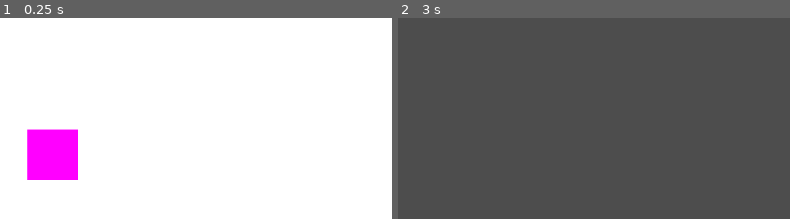
Above: before the commit, frames 1-2 (left to right).
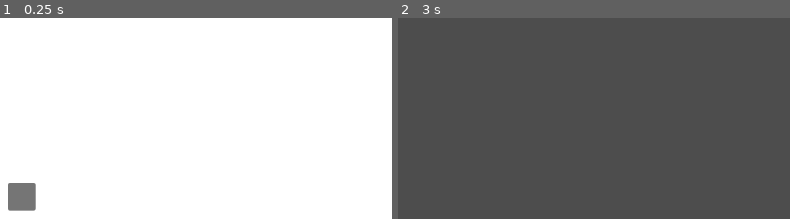
Above: after the commit, the same moments.

Repository: BoopEnthusiast/Reverie-Memory
Game: Godot game, scene res://scenes/past.tscn
Two runs of this game, one before a commit and one after it. Both use one fixed random seed, a clock stepped at 60 frames per second and the inputs below. This scene is started directly instead of the project's main scene.
Inputs:
- Up to frame 1 (0.25 s): no input
- Up to frame 2 (3 s): click "BOOK" at 0.5 s; click "BOOK" at 1.25 s; click "BOOK" at 2 s; click "X" at 2.75 s
The pictures show only the part of the screen within x 24-74%, y 37-87%; the shares and areas given below are measured in that part.

The runs differ from the first frame. In frame 1, 4.3% of the frame differs, in the area x 2-20%, y 55-97%; in frame 2, nothing differs.

Commit message:
Update past.tscn

Diff:
--- a/scenes/past.tscn
+++ b/scenes/past.tscn
@@ -33,31 +33,6 @@
 func _process(delta):
 	pass
 "
-
-[sub_resource type="GDScript" id="GDScript_q2r4d"]
-script/source = "extends Area2D
-
-
-# Called when the node enters the scene tree for the first time.
-
-var lifted = false
-
-func _unhandled_input(event):
-	if event is InputEventMouseButton and not event.pressed:
-		lifted = false
-	if lifted and event is InputEventMouseMotion:
-		position += event.relative
-
-func _input_event(viewport, event, shape_idx):
-	if event is InputEventMouseButton and event.pressed:
-		lifted = true
-
-"
-
-[sub_resource type="RectangleShape2D" id="RectangleShape2D_w8wuc"]
-size = Vector2(73, 73)
-
-[sub_resource type="PlaceholderTexture2D" id="PlaceholderTexture2D_8wgt3"]
 
 [node name="Past" type="Control"]
 layout_mode = 3
@@ -110,18 +85,16 @@
 "
 script = SubResource("GDScript_whluy")
 
-[node name="Area2D" type="Area2D" parent="Book_Screen"]
-position = Vector2(126, 300)
-script = SubResource("GDScript_q2r4d")
-
-[node name="CollisionShape2D" type="CollisionShape2D" parent="Book_Screen/Area2D"]
-position = Vector2(26.5, 26.5)
-shape = SubResource("RectangleShape2D_w8wuc")
-
-[node name="Sprite2D" type="Sprite2D" parent="Book_Screen/Area2D"]
-position = Vector2(26, 26)
-scale = Vector2(73, 73)
-texture = SubResource("PlaceholderTexture2D_8wgt3")
+[node name="Panel" type="Panel" parent="Book_Screen"]
+layout_mode = 1
+anchors_preset = 2
+anchor_top = 1.0
+anchor_bottom = 1.0
+offset_left = 87.0
+offset_top = -93.0
+offset_right = 127.0
+offset_bottom = -53.0
+grow_vertical = 0
 
 [connection signal="pressed" from="Book" to="Book" method="_on_pressed"]
 [connection signal="pressed" from="Book_Screen/Exit_Button" to="Book" method="_on_exit_button_pressed"]
Not shown: 1 places in scenes/past.tscn that only renumber resources
